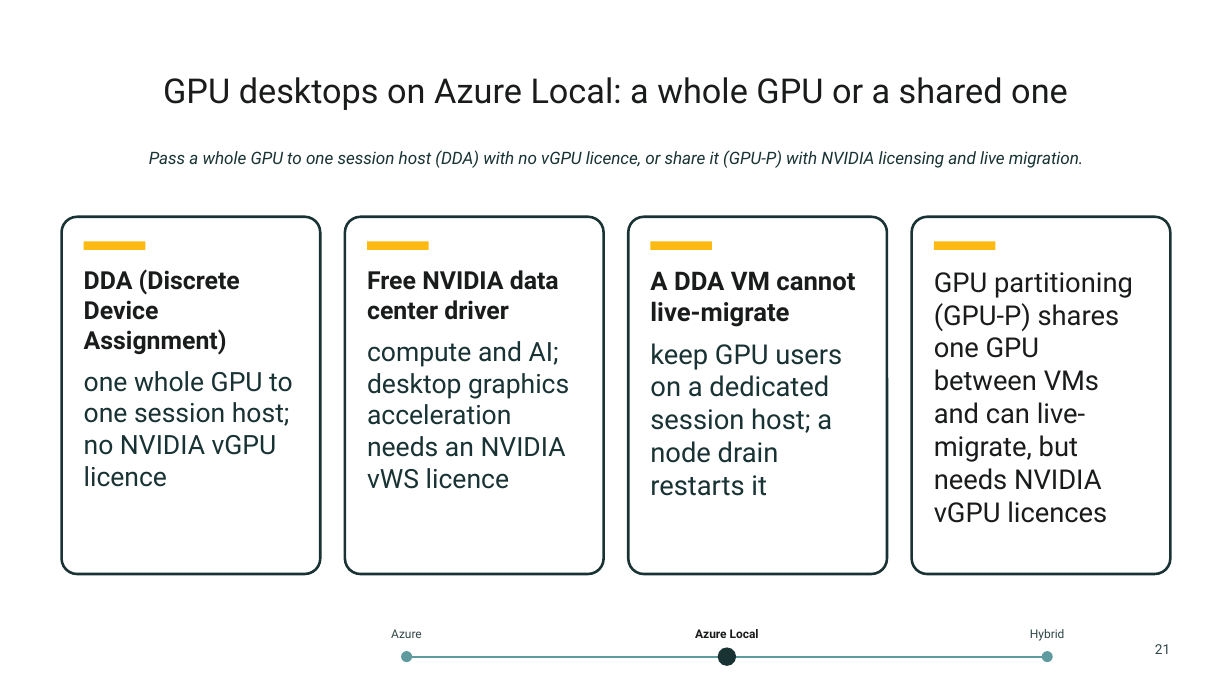
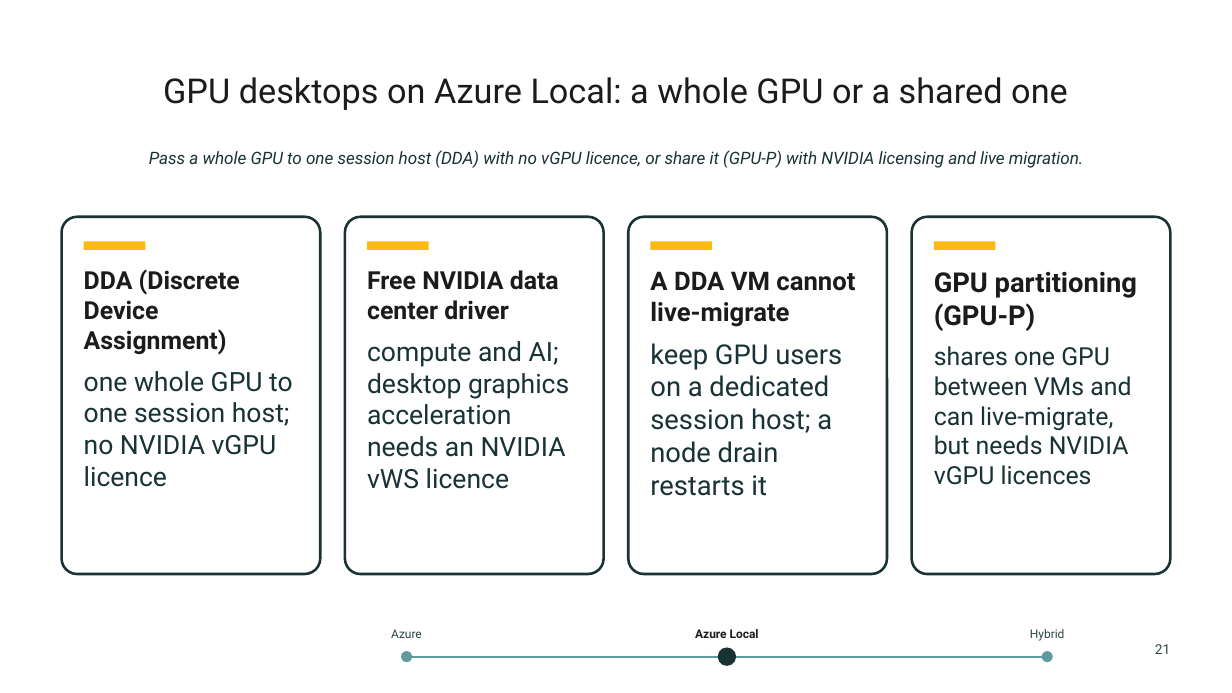
Before and after one commit to thisismydemo/nic2026_avd, a slide deck: slide 21 of presentation/AVD_Anywhere_NIC2026.pptx. Drawn at 1232x693 pixels with LibreOffice and Linux fonts; fonts in the diff are those of the drawing; background and template pictures are left out. Boxes give left, top, right and bottom in pixels: in the first picture for what was removed or moved away, otherwise in the second. Text is boxed around its words. In the diff, an @@ line names an element or a change of style, - is before the commit and + after.

```diff
--- a/presentation/AVD_Anywhere_NIC2026.pptx
+++ b/presentation/AVD_Anywhere_NIC2026.pptx
@@ text at box(934, 272, 1137, 485): text changed; size 16 to 14.5 pt; text colour #1A1B1B to #193233 @@
-GPU partitioning (GPU-P) shares one GPU between VMs and can live-migrate, but needs NVIDIA vGPU licences
+GPU partitioning (GPU-P)
+shares one GPU between VMs and can live-migrate, but needs NVIDIA vGPU licences
```
Also in this commit, not shown: 13 other slides changed.
